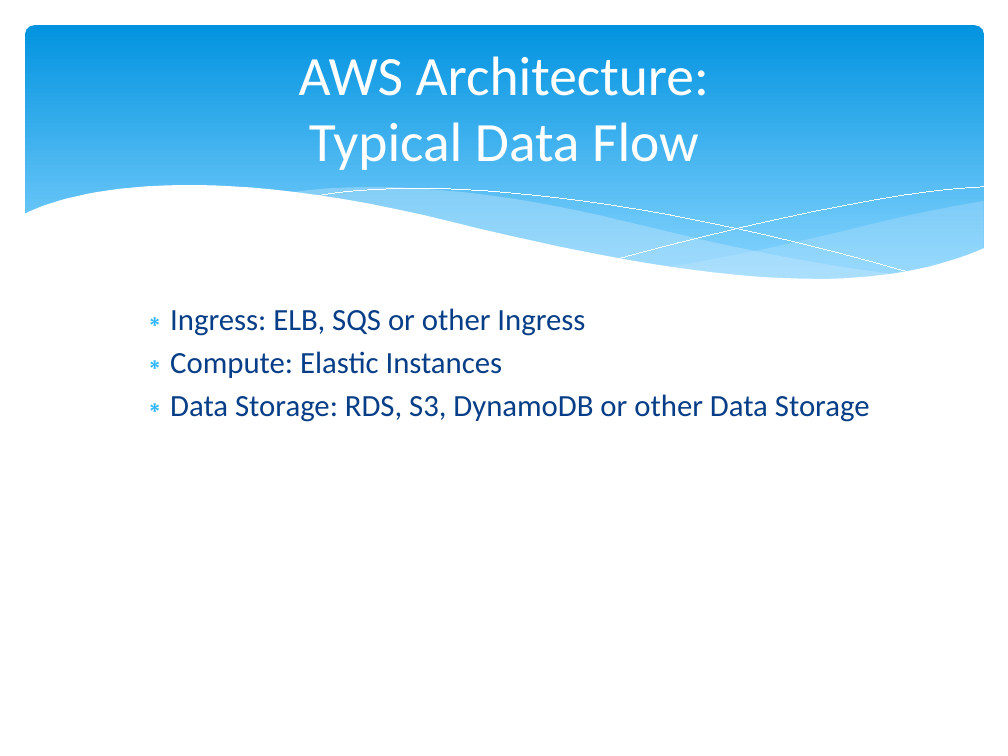
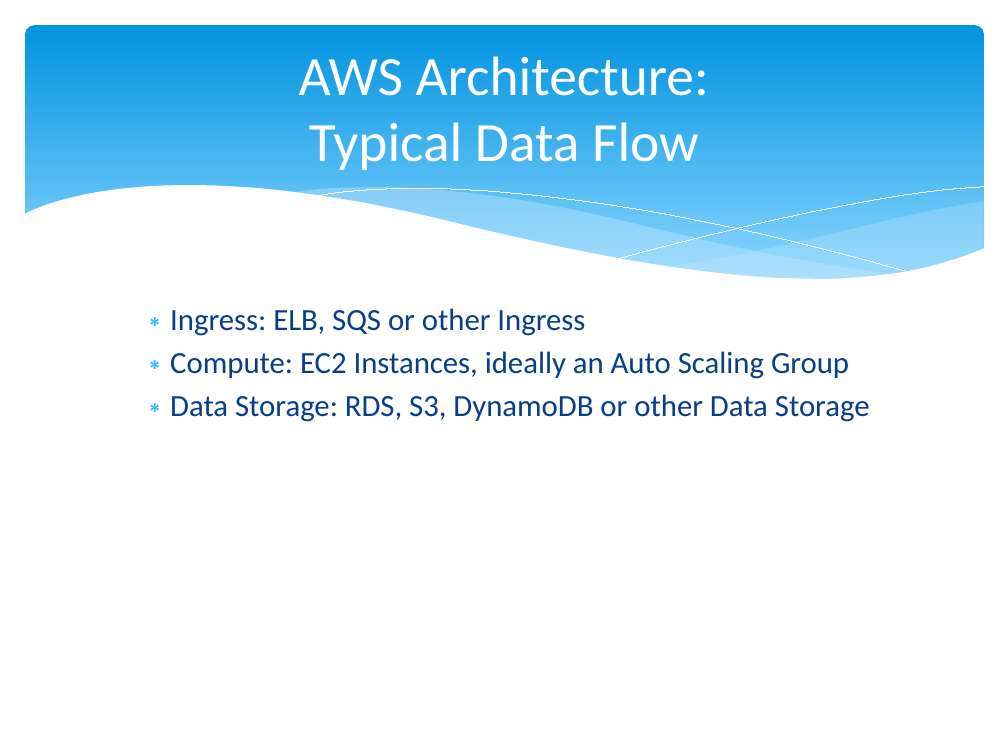
Before and after one commit to cloudavail/awstraining, a slide deck: slide 19 of aws-introduction/aws-introduction.pptx (slide 22 before the commit). Drawn at 1008x756 pixels with LibreOffice and Linux fonts; fonts in the diff are those of the drawing; background and template pictures are left out. Boxes give left, top, right and bottom in pixels: in the first picture for what was removed or moved away, otherwise in the second. Text is boxed around its words. In the diff, an @@ line names an element or a change of style, - is before the commit and + after.

```diff
--- a/aws-introduction/aws-introduction.pptx
+++ b/aws-introduction/aws-introduction.pptx
@@ text at (170, 351, 849, 379): text changed @@
-  ∗ Compute: Elastic Instances
+  ∗ Compute: EC2 Instances, ideally an Auto Scaling Group
```
Also in this commit, not shown: 1 other slide changed.
